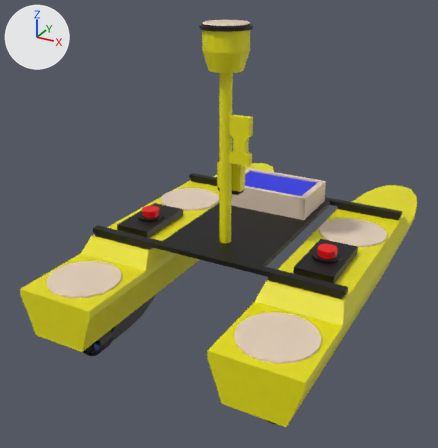
An edit to the Blender file Blender_Meshes/USV/HyDrone.blend, drawn before and after from the same camera.
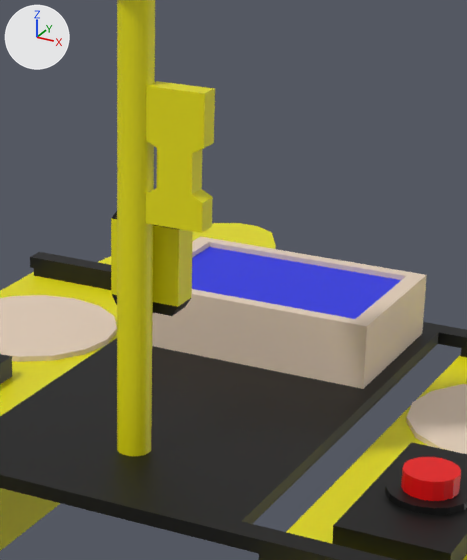
Old and new are each drawn whole from a 50 mm camera at (0.664, -1.459, 0.784) aimed at (-0.078, -0.11, 0.11) and again close up on the part from 41% to 78% of the width and 19% to 62% of the height. Every picture has the same lights, and +X, +Y and +Z are marked at upper left.
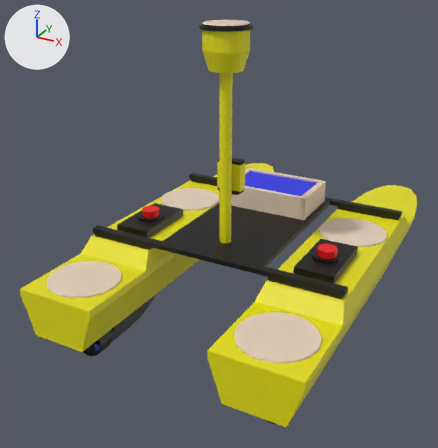
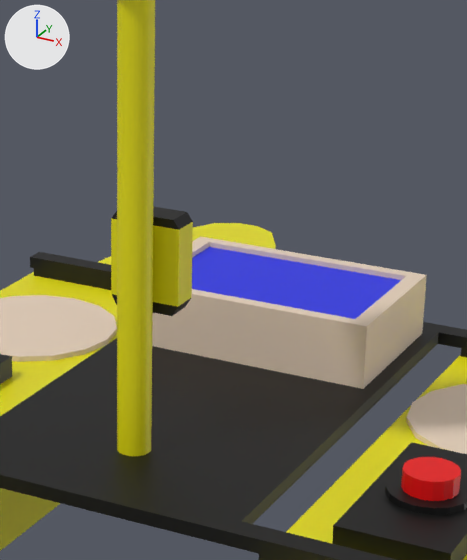
The newer file is also turned or shifted as a whole; pictures and numbers use the older file's frame.

What differs and where, as boxes [x1, y1, x2, y2] in the close-ups (467 x 560 px):
'Cube.007', deleted (yellow): before [145, 81, 215, 233]
'hydrone_body', unchanged, uncovered by the edit: after [0, 252, 467, 560]
'Cube.004', unchanged, covered by the edit: before [0, 252, 467, 560]

The change, as a diff of the scene's bpy script:
```diff
--- a/Blender_Meshes/USV/HyDrone.blend.py
+++ b/Blender_Meshes/USV/HyDrone.blend.py
@@ ob_cube_007 @@
-ob_cube_007 = bpy.data.objects.new('Cube.007', me_cube_003)
-ob_cube_007.location = (0.0397, -0.2177, 0.39)
-ob_cube_007.scale = (0.0259, 0.00926, 0.0573)
```
